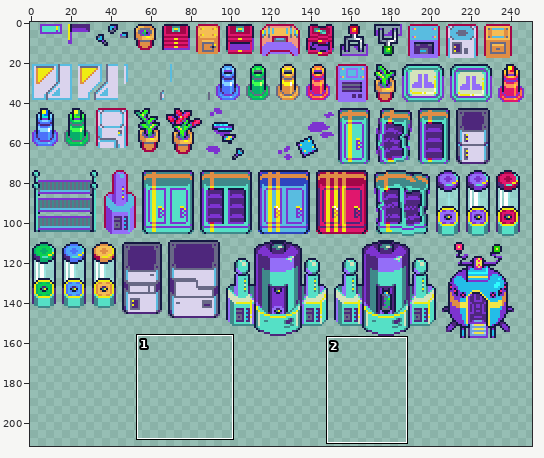
Two states of a sprite sheet, Assets/Art Assets/Props/sheet_props.png. The first picture is a wide view before the edit; the outline marks the close-up.
Close-up. The starting point:
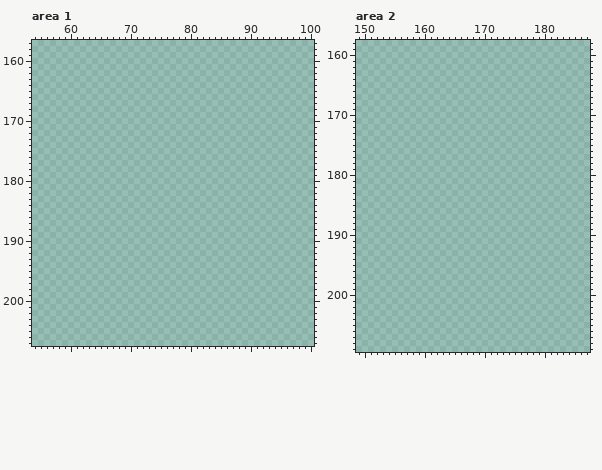
The file is 256x256 pixels. Colours within 5 levels of each other are drawn and written as one. Shown: area 1: x 54..100, y 157..207; area 2: x 149..187, y 158..209. The wide view leaves out empty margins. The commit also changed other parts of the picture, which this record leaves out.
The same view after the edit:
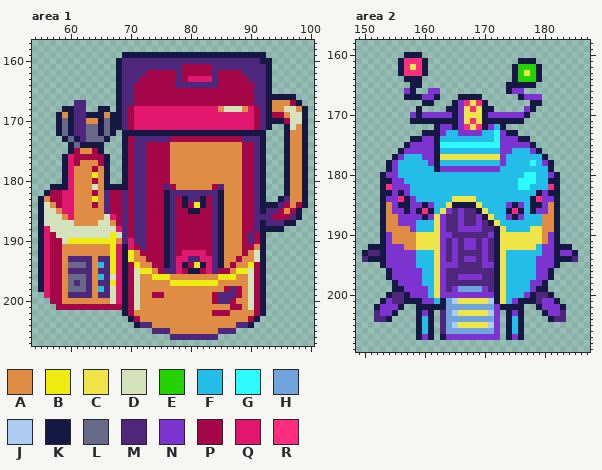
Palette (. is transparent): A #df8d45  B #efec12  C #f0e548  D #d4e3bb  E #23d300  F #23bde8  G #2efbfd  H #70a4dd  J #adccf2  K #151842  L #686986  M #4e277c  N #7d33d0  P #a40648  Q #e0176d  R #fd2e7e
Changes in this commit:
Changed rows in their new state; - is an unchanged pixel.
Area 1:
first column x 55:
159 --------------KKKKKKKKKKKKKKKKKKKKKKKK-------
160 -------------KMMMMMMMMMMMMMMMMMMMMMMMKK------
161 -------------KMMMMMMMMMMPPPPPMMMMMMMMMK------
162 -------------KMMMMPPPPPMPPPPPMPPPPMMMMK------
163 -------------KMMMPPPPPPMPQQQQMPPPPPMMMK------
164 -------------KMMPPPPPPPMMMMMMMPPPPPPMMK------
165 -------------KMMPPPPPPPPPPPPPPPPPPPPMMK------
166 -------------KMMPPPPPPPPPPPPPPPPPPPPMMKKKKK--
167 ------MM-----KMMPPPPPPPPPPPPPPPPPPPPMMKAAAPK-
168 ----KKMM--KK-KMPQQQQQQQQQQQQQQADDDAQPMKAADDAK
169 ---KAKMMKKKAKKMPQQQQQQQQQQQQQQQQQQQQPMKPPADDK
170 ---KLKMMAAKLKKMPQQQQQQQQQQQQQQQQQQQQPMKKKPDDK
171 ---KLKMMLLKLKKMPQQQQQQQQQQQQQQQQQQQQPMK--KDAK
172 ---KLKMMLLKLK-KKKKKKKKKKKKKKKKKKKKKKKK---KAAK
173 ----KLKMLLLK--KPMMMMMMPPPPPPPPPPPPMMMK---KAAK
174 -----KLKKKK---KPMMPPPPAAAAAAAAAAAAPPMK---KAAK
175 -----KPAAPK---KPMMPPPPAAAAAAAAAAAAPPMK---KAAK
176 ----KQPPPPPK--KPMMPPPPAAAAAAAAAAAAPPMK---KAAK
177 ----KQPAAAPK--KPMMPPPPAAAAAAAAAAAAPPMK---KAAK
178 ----KQAAAPAK--KPMMPPPPAAAAAAAAAAAAPPMK---KAAK
179 ----KQAAABAK--KPMMPPPPAAAAAAAAAAAAPPMK---KAAK
180 ----KQAAAPAK--KPMMPPPPAAAAAAAAAAAAPPMK---KAAK
181 --KKKQAAADAKKKKPMMPPPMPAAAAAAPMAAAPPMK---KAAK
182 -KPPQQAAAPAMPPMPMMPPPKMMMMMMMMKAAAPPMK---KAAK
183 KAPPQQAAABAMPPMPMMPPPKMPKMMKPMKAAAPPMK--KMAAK
184 KDAPQQAAAPAMPPMPMMPPPKMPKPBKPMKAAAPPMKKKMPAPK
185 KDDAQQAAAAAMPPMPMMPPPKMPPKKPPMKAAAPPMKMMPAPK-
186 KDDDAQAAAAADQPMPMMPPPKMPPPPPPMKAAAPPMMMPPPMK-
187 KDDDDDAAAADDAPMPMMPPPKMPPPPPPMKAAAPPMKMMMKK--
188 KQDDDDDDDDDDDQMPMMPPPKMPPPPPPMKAAAPPMKKKK----
189 KQPDDDDDDDDDBDMPMMPPPKMPPPPPPMKAAAPMPK-------
190 KQPPDBBBBBBBBAMQMMPPPKMPPPPPPMKAAAPMPK-------
191 KQPPAAAAAAAABQKQPMPPPKMPPPPPPMKAAAPPAK-------
192 KQPPAAAAAAAABQKBAPPPPKMPQQQQPMKAAAPADK-------
193 KQPPAMMMMAMMBQKBAAPPPKMQQMMQQMKAAPAADK-------
194 KQPPALLLMAFMBQKPBAAPPKMQKPBKQMKAPAABPK-------
195 KQPPAMMMMAMMBQKPDBBAPMMQPKKPQMPPABBDPK-------
196 KQPPALLLMAFMDQKPDAABBBAAAAAAAABBBAADPK-------
197 KQPPALMLMAMMBQKPDAAAAABBBBBBBBAAAAADPK-------
198 KQPPALLLMAFMDQKPDAAAAAAAAAAAAAAPMPADPK-------
199 -QPPAMMMMAMMDQKPDAAPPAAAAAAAAPMMMPADPK-------
200 --PPAAAAAAAADQKPDAAAAAAAAAAAAPMMPAADPK-------
201 ---PPPPPPPPPPPKPDAAAAAAAAAAAAAAAPPADPK-------
202 --------------KPAAAAAAAAAAAAAPPPAAAAPK-------
203 ---------------KPAAAAAAAAAAAAAAAAAAPK--------
204 ----------------KMMAAAAAAAAAAAAAAMMK---------
205 -------------------MMMAAAAAAAAMMM------------
206 ----------------------MMMMMMMM---------------
Area 2:
first column x 150:
160 -------KKK--------------------------
161 ------KRRRK---------------KKK-------
162 ------KRCRK--------------KEEEK------
163 ------KRRRK--------------KECEK------
164 -------KKK---------------KEEEK------
165 --------KK--------------KKKKK-------
166 -------NK--NN-----------KNN---------
167 -------KKKNNK---KKKK------KNNN------
168 ----------KK---KNRCRK-------KK------
169 ---------K----KKNCRCKK-----NK-------
170 --------NKNNNNNKNCCCKNNNNNNK--------
171 --------KKKKKKKKNCRCKKKKKKK---------
172 ------------KNNKNRCRKNFK------------
173 ----------KKKNFFNNNNFFGNKK----------
174 --------KKNNKFFFFFFFFFGNNNKK--------
175 -------KNNNNKGGGGGGGGGGNNNNNK-------
176 ------KNNNNNKFFFFFFFFFFNNFFFNK------
177 -----KNFFFNNKCCCCCCCCCCNFFFFFFK-----
178 ----KNFFFFFNKFFFFFFFFFFNFFFFGFNK----
179 ----KNFFFFFFKNNNNNNNNNNFFFFFFFFK----
180 ---KNNFFFFFFFFFFFFFFFFFFFFFGGFFNK---
181 ---KKNNFFFFFFFFFFFFFFFFFFFGGGFFKK---
182 ---KRNNNFFFFFFFFFFFFFFFFFFGGFFFRK---
183 ---KKNKNFFFFFFFFFFFFFFFFFFFFFKNKK---
184 ---KNNRKNFFFFFFCCCCFFFFFFFFFKRNNK---
185 ---KANKKNNKNFFCKKKKCFFFFNKNFKKNAK---
186 ---KANNKNKRKFCNMNMMKCFFFKRKFKNNAK---
187 ---KAANNNNKNCNMMNMMNKCFFNKNFFFAAK---
188 ---KAANNNFFFCNMMNMMNMKCFFFFFFFAAK---
189 ---KAAAANFFFCNMMNNNNMMKCFFFFCCAAK---
190 ---KNAAAACCCCNNMMMMMMNKCCCCCCCANK---
191 ---KNAAAACCCCNMNMNNMNMKCCCCCCCANK---
192 -KKKNNNAACCCCNMNMNNMNMKCCCCCCFNNKKK-
193 KMMKNNNNNFFFCNMNMMMMNMKCFFFFFFNNKNNK
194 MKKKNNNNNFFFCNMNMNNMNMKCFFFFFNNNKKKM
195 ---KNNNNNFFFCNNNMMMMNNKCFFFFFNNNK---
196 ----KNNNNNFFCNMMMMMMMMKCFFFFFNNK----
197 ----KNNNNNFFCNMMNNNNMMKCFFFFFNNK----
198 -----KNNNNFFCNMMMMMMMMKCFFFFNNK-----
199 -----KKNNNNFCNMNHHHHNMKCFFFFNKK-----
200 ----KMMKNNNFCNNNNNNNNNKCFFFNKMMK----
201 ---KNMMKKKNNFKHJCCCCCJKCFNKKKMNNK---
202 --KNNNK--KKKKKHHHHHHHHNKKKK--KNNNK--
203 --MNNK---KNK-MHJCCCCCJN-KNK---KNNM--
204 --MMK----KFK-MHHHHHHHHN-KFK----KMM--
205 ---------KFK-MHJCCCCCJN-KFK---------
206 ---------KFK-MHHHHHHHHN-KFK---------
207 ---------KNK-KNNNNNNNNN-KNK---------
Boxes around the changes in both close-ups, in picture pixels (x1, y1, x2, y2):
added: (38, 52, 308, 340)
added: (362, 52, 578, 340)
